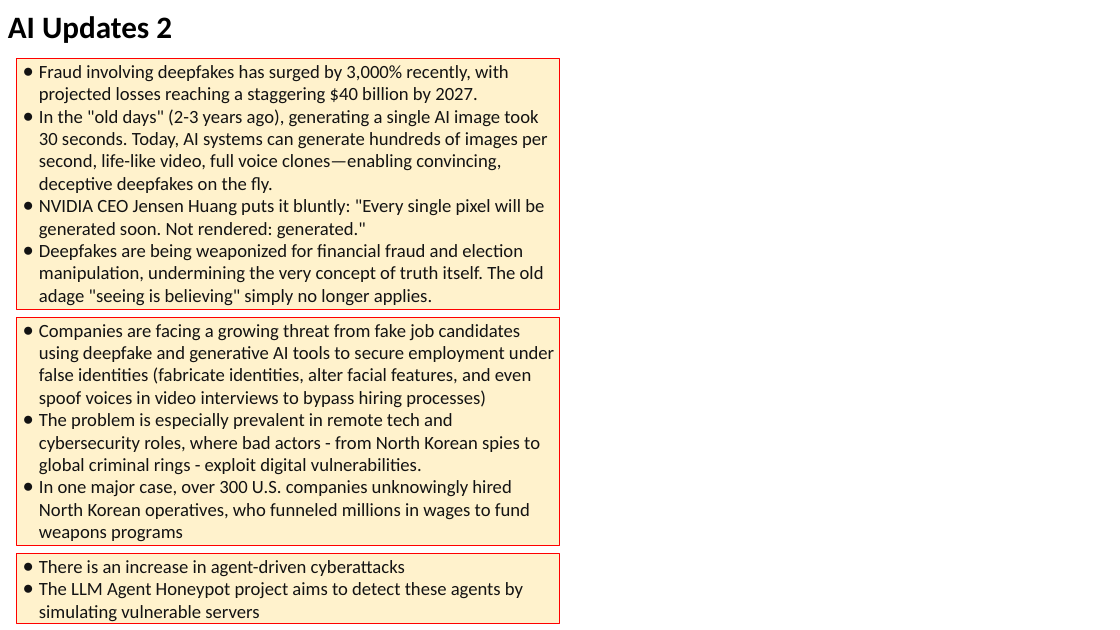
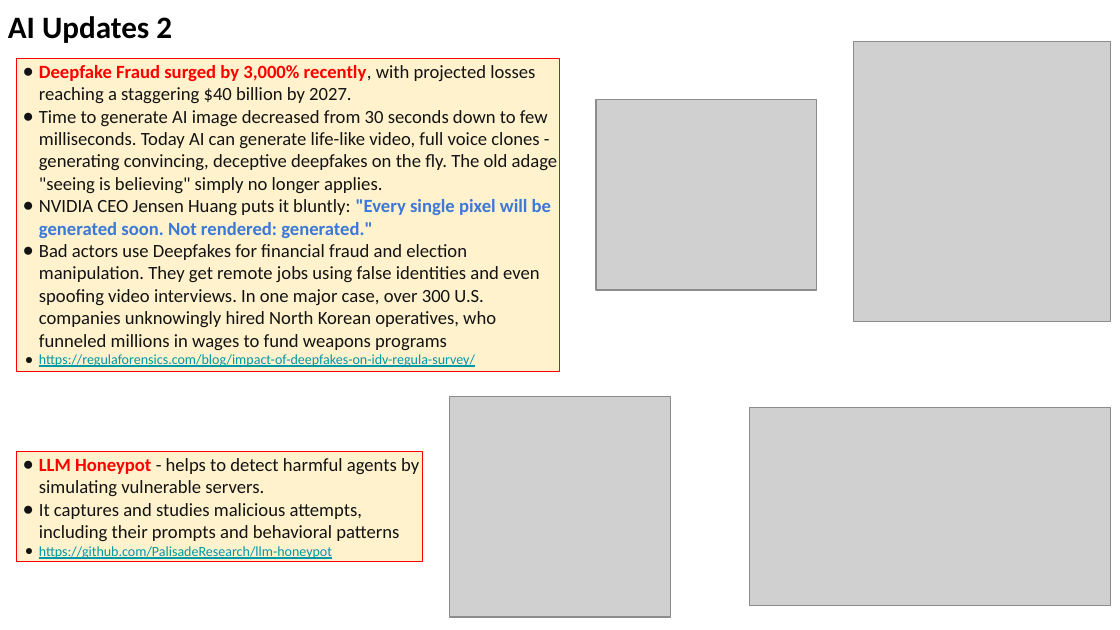
Before and after one commit to lselector/seminar, a slide deck: slide 9 of 2025/2025-04-11-AI-Updates.pptx. Drawn at 1120x630 pixels with LibreOffice and Linux fonts; fonts in the diff are those of the drawing; grey boxes stand for pictures. Boxes give left, top, right and bottom in pixels: in the first picture for what was removed or moved away, otherwise in the second. Text is boxed around its words. In the diff, an @@ line names an element or a change of style, - is before the commit and + after.

Commit message:
update

```diff
--- a/2025/2025-04-11-AI-Updates.pptx
+++ b/2025/2025-04-11-AI-Updates.pptx
@@ rectangle "Deepfake Fraud surged by 3,000% ...": place and size @@
-rectangle "Deepfake Fraud surged by 3,000% ..." at bbox=[17, 58, 560, 309]
+rectangle "Deepfake Fraud surged by 3,000% ..." at bbox=[17, 58, 560, 372]
@@ picture added at bbox=[853, 41, 1111, 321] @@
@@ text in rectangle at bbox=[39, 65, 558, 194]: text changed @@
-● Fraud involving deepfakes has surged by 3,000% recently, with projected losses reaching a staggering $40 billion by 2027.
-● In the "old days" (2-3 years ago), generating a single AI image took 30 seconds. Today, AI systems can generate hundreds of images per second, life-like video, full voice clones—enabling convincing, deceptive deepfakes on the fly.
+● Deepfake Fraud surged by 3,000% recently, with projected losses reaching a staggering $40 billion by 2027.
+● Time to generate AI image decreased from 30 seconds down to few milliseconds. Today AI can generate life-like video, full voice clones - generating convincing, deceptive deepfakes on the fly. The old adage "seeing is believing" simply no longer applies.
@@ picture added at bbox=[596, 100, 816, 290] @@
@@ text in rectangle at bbox=[39, 199, 551, 238]: text colour #131313 to #3C78D8, bold on in ""Every single pixel will be generated soon. ..." @@
@@ text in rectangle at bbox=[39, 244, 540, 367]: text changed @@
-● Deepfakes are being weaponized for financial fraud and election manipulation, undermining the very concept of truth itself. The old adage "seeing is believing" simply no longer applies.
+● Bad actors use Deepfakes for financial fraud and election manipulation. They get remote jobs using false identities and even spoofing video interviews. In one major case, over 300 U.S. companies unknowingly hired North Korean operatives, who funneled millions in wages to fund weapons programs
+● https://regulaforensics.com/blog/impact-of-deepfakes-on-idv-regula-survey/
@@ rectangle removed at bbox=[17, 317, 560, 545] @@
-● Companies are facing a growing threat from fake job candidates using deepfake and generative AI tools to secure employment under false identities (fabricate identities, alter facial features, and even spoof voices in video interviews to bypass hiring processes)
-● The problem is especially prevalent in remote tech and cybersecurity roles, where bad actors - from North Korean spies to global criminal rings - exploit digital vulnerabilities.
-● In one major case, over 300 U.S. companies unknowingly hired North Korean operatives, who funneled millions in wages to fund weapons programs
@@ picture added at bbox=[449, 396, 670, 617] @@
@@ picture added at bbox=[749, 408, 1110, 605] @@
@@ rectangle added at bbox=[17, 451, 422, 561], fill #FFF2CC, outline #FF0000 0.75 pt, 12 pt, text #131313 @@
+● LLM Honeypot - helps to detect harmful agents by simulating vulnerable servers.
+● It captures and studies malicious attempts, including their prompts and behavioral patterns
+● https://github.com/PalisadeResearch/llm-honeypot
@@ rectangle removed at bbox=[17, 553, 560, 624] @@
-● There is an increase in agent-driven cyberattacks
-● The LLM Agent Honeypot project aims to detect these agents by simulating vulnerable servers
```
Also in this commit, not shown: 12 other slides changed, 5 slides added, 1 slide removed.
